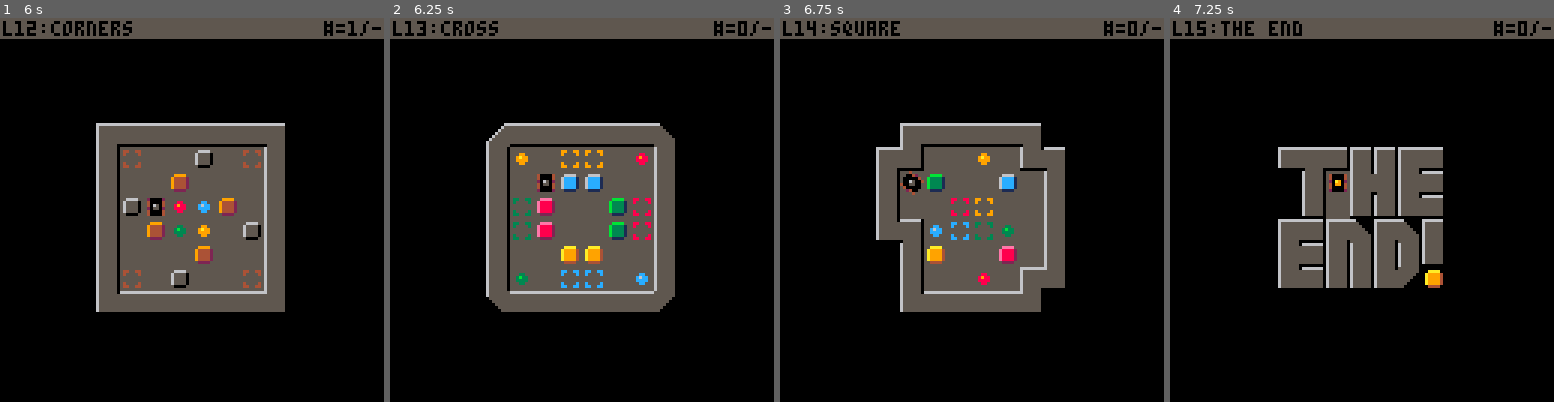
Above: before the commit, frames 1-4 (left to right).
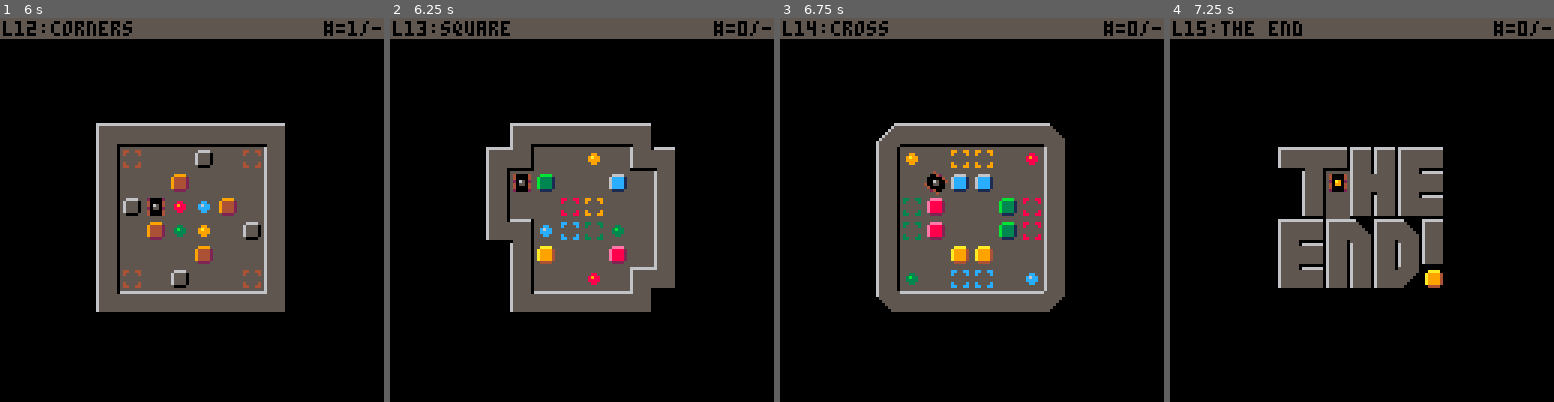
Above: after the commit, the same moments.

Repository: erwinbonsma/SokoBubbleP8
Game: PICO-8 cartridge sokobubble.p8
The game is run twice, just before and just after one commit, with the same random seed, the same clock (stepped at 60 frames per second) and the same inputs.
Inputs:
- Up to frame 1 (6 s): tap X (X key) at 0.33, 1.07, 1.85, 2.97, 4.08, 5.2 s; tap O (Z key) at 0.7, 1.7, 2.1, 2.5, 2.9, 3.3, 3.7, 4.1, 4.5, 4.9, 5.3, 5.7 s; hold Right 1.6-2.1 s; hold Up 2.15-2.42 s; hold Right 2.47-3.03 s; hold Left 3.08-3.58 s; hold Down 3.63-3.97 s; hold Right 4.02-4.68 s; hold Up 4.73-5.03 s; hold Left 5.08-5.68 s; hold Down from 5.73 s (still down)
- Up to frame 2 (6.25 s): release Down at 6.03 s; hold Right from 6.08 s (still down); tap O (Z key) at 6.1 s
- Up to frame 3 (6.75 s): tap X (X key) at 6.32 s; tap O (Z key) at 6.5 s; release Right at 6.58 s; hold Right from 6.63 s (still down)
- Up to frame 4 (7.25 s): tap O (Z key) at 6.9 s; release Right at 7.13 s; hold Up from 7.18 s (still down)

Frame 1 is identical in both runs. In frame 2, 6.9% of the frame differs, in the area x 13-75%, y 0-77%; in frame 3, 6.9%; in frame 4, nothing differs.

Commit message:
Tweak level ordering

Diff:
--- a/sokobubble.p8
+++ b/sokobubble.p8
@@ -40,11 +40,13 @@
  name="corners",
  mapdef={8,0,8,8}
 },{
+ name="square",
+ mapdef={40,0,8,8},
+ id=14
+},{
  name="cross",
- mapdef={24,0,8,8}
-},{
- name="square",
- mapdef={40,0,8,8}
+ mapdef={24,0,8,8},
+ id=13
 },{
 -- name="wip-rgb-2",
 -- mapdef={64,0,8,8}
@@ -81,7 +83,7 @@
  --changed
 
  return (
-  level_defs[level_idx].lvl_id
+  level_defs[level_idx].id
   or level_idx
  )
 end
